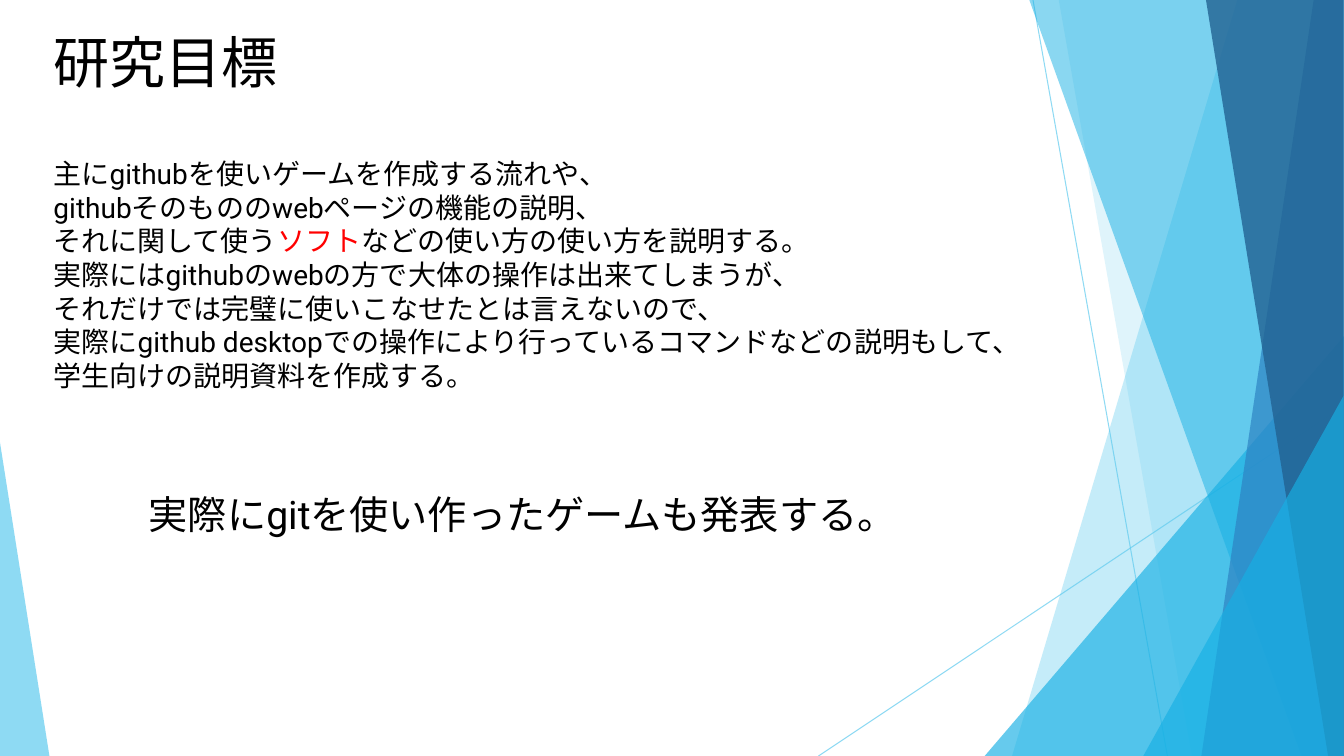
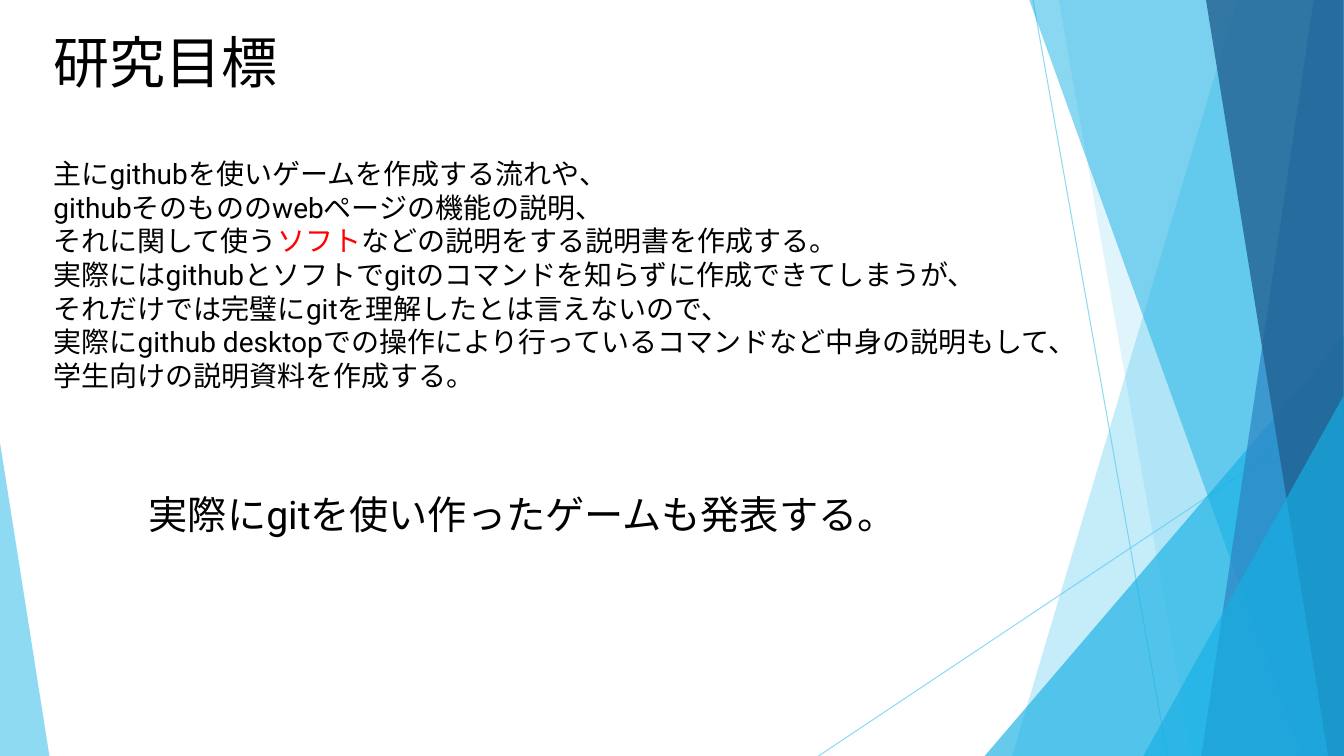
Before and after one commit to HattoriNaoki-t/git_study, a slide deck: slide 3 of 開発概念.pptx (slide 2 before the commit). Drawn at 1344x756 pixels with LibreOffice and Linux fonts; fonts in the diff are those of the drawing. Boxes give left, top, right and bottom in pixels: in the first picture for what was removed or moved away, otherwise in the second. Text is boxed around its words. In the diff, an @@ line names an element or a change of style, - is before the commit and + after.

```diff
--- a/開発概念.pptx
+++ b/開発概念.pptx
@@ text at [53,223,1076,358]: text changed @@
-それに関して使うソフトなどの使い方の使い方を説明する。
-実際にはgithubのwebの方で大体の操作は出来てしまうが、
-それだけでは完璧に使いこなせたとは言えないので、
-実際にgithub desktopでの操作により行っているコマンドなどの説明もして、
+それに関して使うソフトなどの説明をする説明書を作成する。
+実際にはgithubとソフトでgitのコマンドを知らずに作成できてしまうが、
+それだけでは完璧にgitを理解したとは言えないので、
+実際にgithub desktopでの操作により行っているコマンドなど中身の説明もして、
```
Also in this commit, not shown: 1 slide added.
